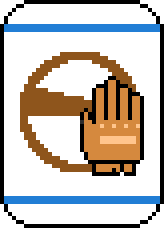
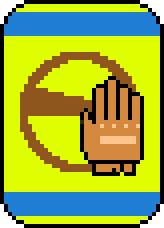
Two versions of the same layered image (164 × 228). Layer-by-layer changes:
painted on "Color bands" over (4, 12, 160, 216)
painted on "Background" over (4, 4, 160, 224)
